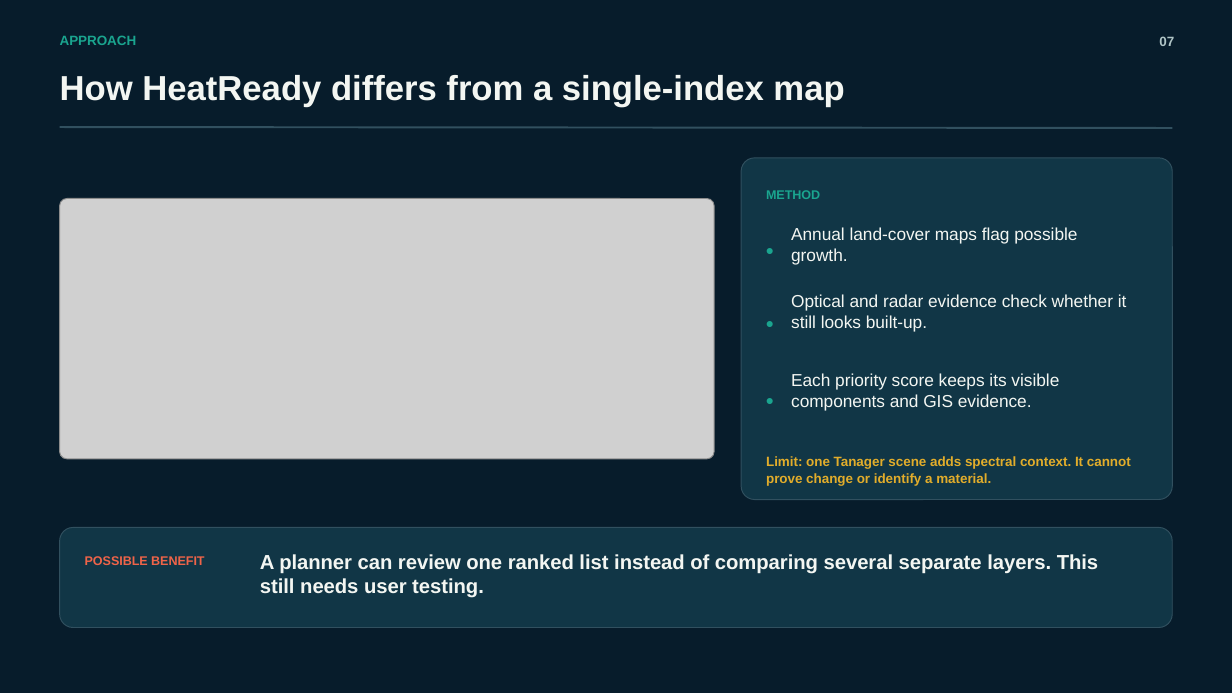
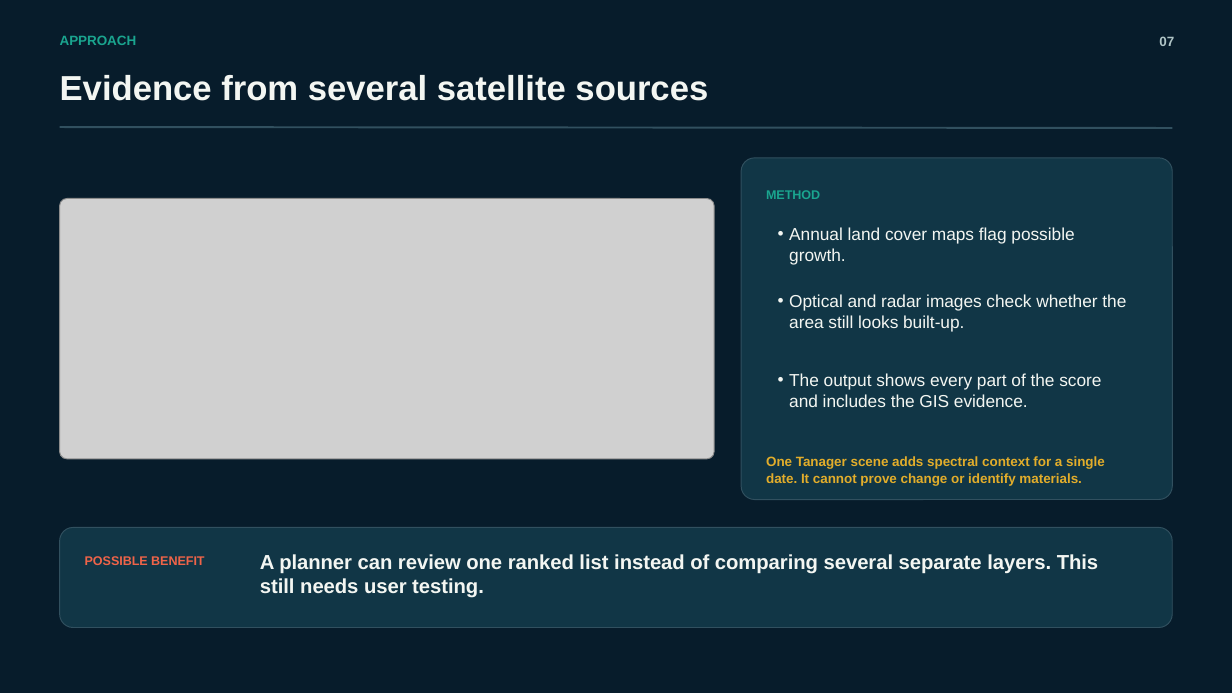
Before and after one commit to Yusuf-Karanib/riyadh-heatready, a slide deck: slide 7 of slides/Riyadh_HeatReady_Final_Judging_Pitch_SUBMIT.pptx. Drawn at 1232x693 pixels with LibreOffice and Linux fonts; fonts in the diff are those of the drawing; grey boxes stand for pictures. Boxes give left, top, right and bottom in pixels: in the first picture for what was removed or moved away, otherwise in the second. Text is boxed around its words. In the diff, an @@ line names an element or a change of style, - is before the commit and + after.

```diff
--- a/slides/Riyadh_HeatReady_Final_Judging_Pitch_SUBMIT.pptx
+++ b/slides/Riyadh_HeatReady_Final_Judging_Pitch_SUBMIT.pptx
@@ text at (x1=60, y1=75, x2=708, y2=101): text changed @@
-How HeatReady differs from a single-index map
+Evidence from several satellite sources
@@ text removed at (x1=766, y1=224, x2=787, y2=277) @@
-•
@@ text at (x1=789, y1=227, x2=1074, y2=265): text changed @@
-Annual land-cover maps flag possible growth.
+• Annual land cover maps flag possible growth.
@@ text removed at (x1=766, y1=291, x2=787, y2=357) @@
-•
@@ text at (x1=789, y1=294, x2=1126, y2=332): text changed @@
-Optical and radar evidence check whether it still looks built-up.
+• Optical and radar images check whether the area still looks built-up.
@@ text removed at (x1=766, y1=370, x2=787, y2=432) @@
-•
@@ text at (x1=789, y1=373, x2=1101, y2=407): text changed @@
-Each priority score keeps its visible components and GIS evidence.
+• The output shows every part of the score and includes the GIS evidence.
@@ text at (x1=766, y1=456, x2=1105, y2=486): text changed @@
-Limit: one Tanager scene adds spectral context. It cannot prove change or identify a material.
+One Tanager scene adds spectral context for a single date. It cannot prove change or identify materials.
```
Also in this commit, not shown: 7 other slides changed, 4 other files.
